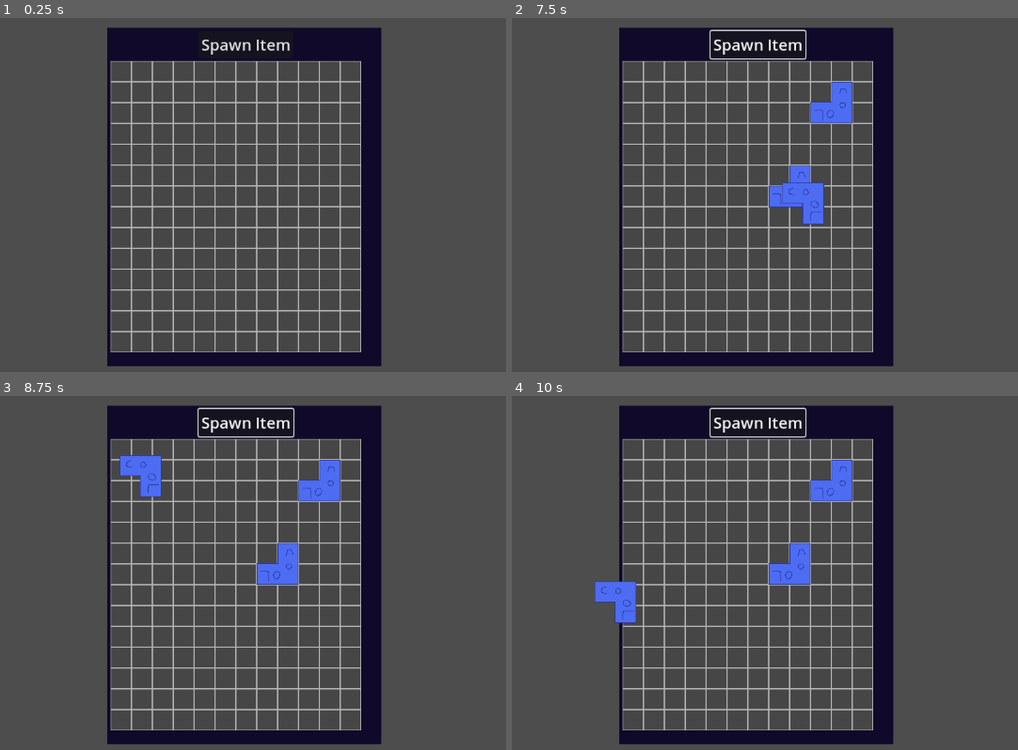
Above: before the commit, frames 1-4 (two rows, left to right).
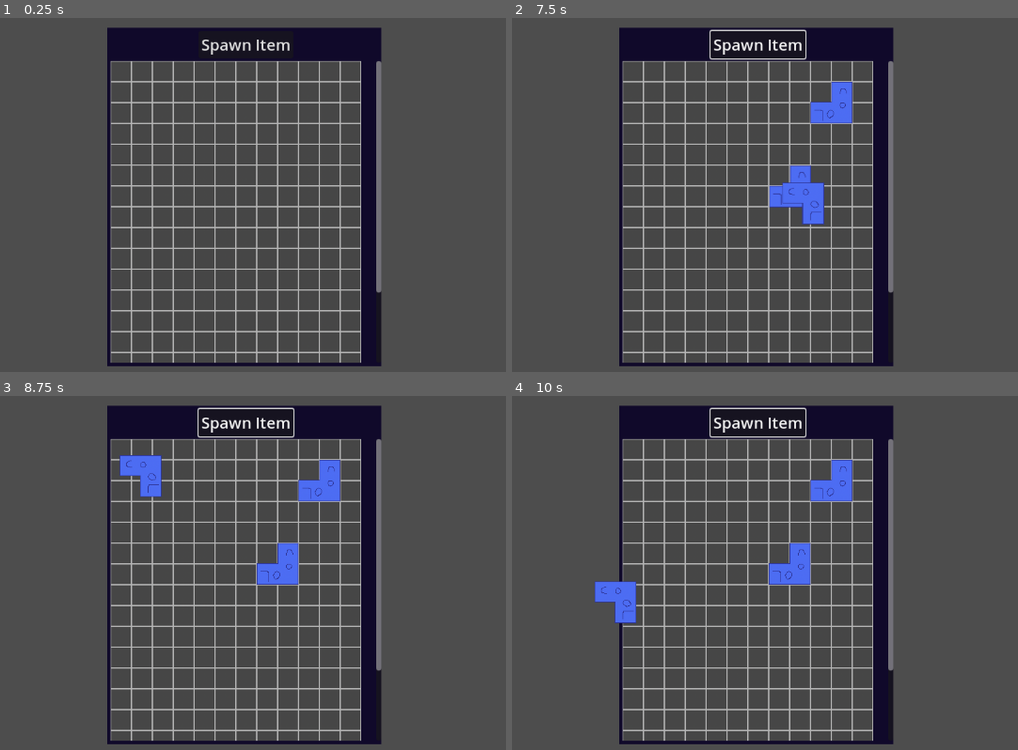
Above: after the commit, the same moments.

Repository: zMenta/Godot4GridInventory
Game: Godot game, scene res://main/main.tscn
Two runs of this game, one before a commit and one after it. Both use one fixed random seed, a clock stepped at 60 frames per second and the inputs below.
Inputs (mouse positions are in pixels of both pictures, inside the frame that each line leads up to):
- Up to frame 1 (0.25 s): no input
- Up to frame 2 (7.5 s): click "Spawn Item" at 0.5 s; click "Spawn Item" at 1.25 s; click "Spawn Item" at 2 s; tap Enter at 2.75, 4.25, 5.75 s; move the mouse to (931, 180) at 2.77 s; click (931, 180) at 2.85 s; tap Space at 3.5, 5, 6.5 s; move the mouse to (613, 223) at 3.52 s; click (613, 223) at 3.6 s; move the mouse to (840, 110) at 4.27 s; tap R (rotate) at 4.35, 6.6 s; click (840, 110) at 4.55 s; move the mouse to (729, 287) at 5.02 s; click (729, 287) at 5.1 s; move the mouse to (992, 265) at 5.77 s; click (992, 265) at 5.85 s; move the mouse to (542, 141) at 6.52 s; click (542, 141) at 6.8 s; move the mouse to (805, 202) at 7.27 s; click (805, 202) at 7.35 s
- Up to frame 3 (8.75 s): move the mouse to (141, 477) at 8.02 s; click (141, 477) at 8.1 s
- Up to frame 4 (10 s): move the mouse to (931, 558) at 8.77 s; tap R (rotate) at 8.85 s; click (931, 558) at 9.05 s; move the mouse to (613, 601) at 9.52 s; click (613, 601) at 9.6 s

The runs differ from the first frame. In frame 1, 2.2% of the frame differs, in the area x 21-76%, y 12-98%; in frame 2, 2.2%; in frame 3, 2.2%; in frame 4, 2.2%.
Error in both runs: Out of bounds get index '13125' (on base: 'Array[TextureRect]') (res://inventory_ui/inventory_ui.gd:116)

Commit message:
make items follow the gridcontainer scroll

Diff:
--- a/GridInventory/inventory_ui/inventory_ui.gd
+++ b/GridInventory/inventory_ui/inventory_ui.gd
@@ -122,6 +122,8 @@
 
 	item_held.slot_anchor = current_slot
 	item_held.is_selected = false
+	item_held.reparent(grid_container)
+	item_held.global_position = get_global_mouse_position()
 	item_held = null
 	clear_slots()
 
@@ -133,6 +135,9 @@
 	item_held = current_slot.stored_item
 	item_held.is_selected = true
 
+	item_held.reparent(self)
+	item_held.global_position = get_global_mouse_position()
+
 	for grid in item_held.item_grid:
 		var slot_id : int = item_held.slot_anchor.id + grid.x + (grid.y * col_count)
 		slot_array[slot_id].state = Slot.States.DEFAULT
--- a/GridInventory/inventory_ui/inventory_ui.tscn
+++ b/GridInventory/inventory_ui/inventory_ui.tscn
@@ -10,7 +10,7 @@
 grow_horizontal = 2
 grow_vertical = 2
 script = ExtResource("1_kb18l")
-slot_amount = 168
+slot_amount = 219
 
 [node name="ColorRect" type="ColorRect" parent="."]
 custom_minimum_size = Vector2(420, 520)
